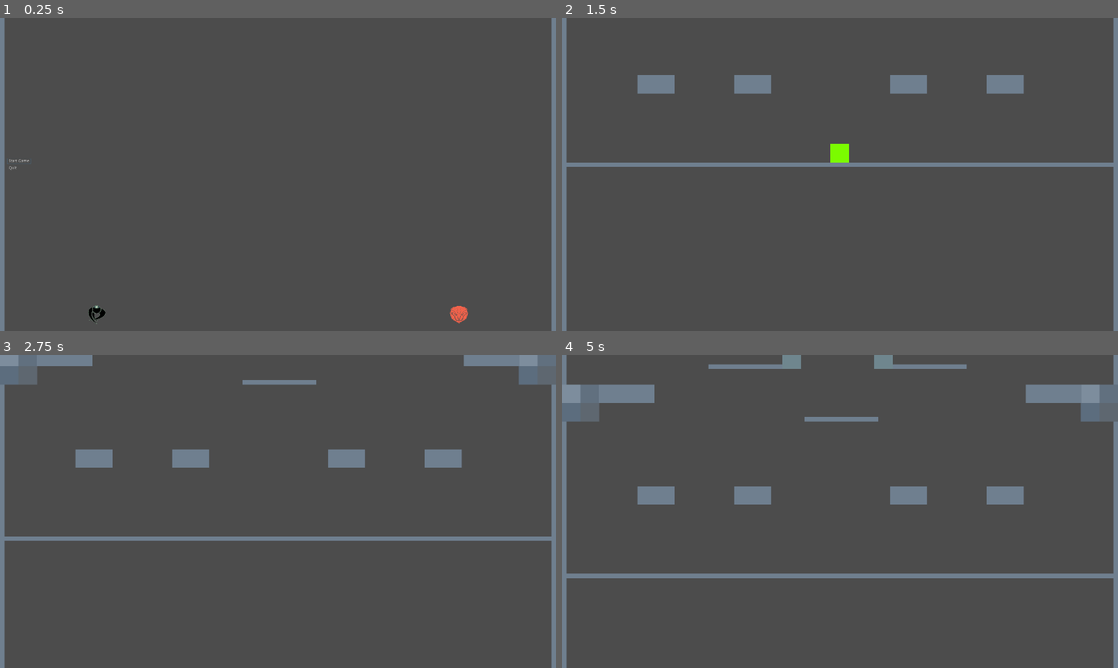
Above: before the commit, frames 1-4 (two rows, left to right).
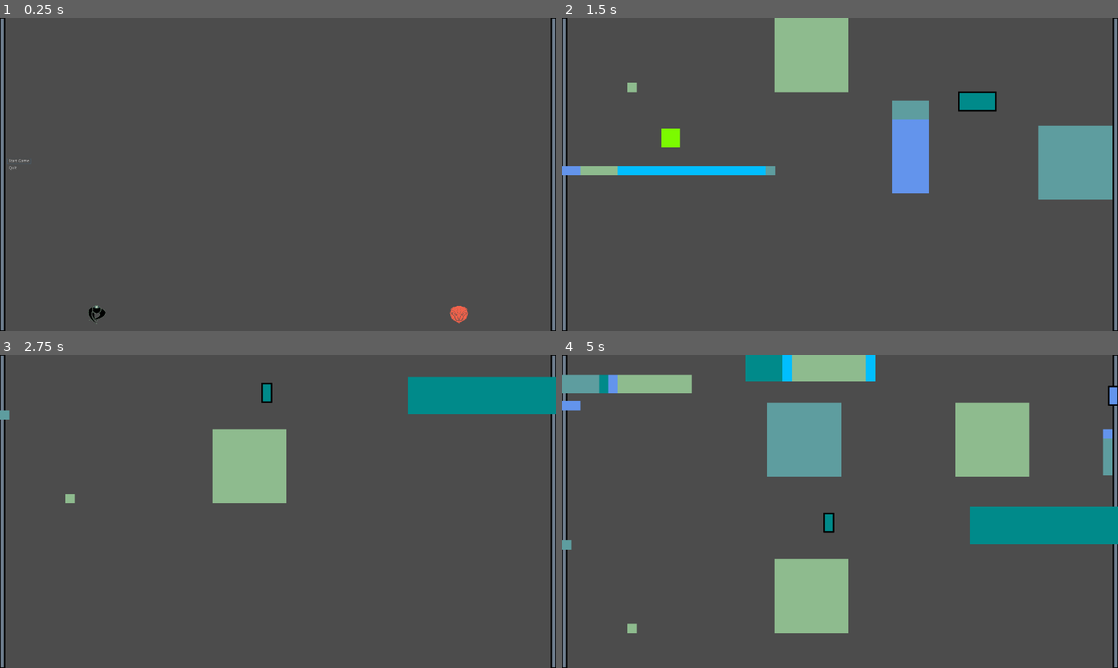
Above: after the commit, the same moments.

Repository: ObsidianBlk/GWJ47
Game: Godot game, scene res://World.tscn
The game is run twice, just before and just after one commit, with the same random seed, the same clock (stepped at 60 frames per second) and the same inputs.
Inputs (mouse positions are in pixels of both pictures, inside the frame that each line leads up to):
- Up to frame 1 (0.25 s): no input
- Up to frame 2 (1.5 s): click "Start Game" at 0.5 s; move the mouse to (962, 158) at 1.27 s; hold D (right) from 1.28 s (still down); hold Shift (dash) from 1.28 s (still down); click (962, 158) at 1.42 s
- Up to frame 3 (2.75 s): tap Space (jump) at 1.52, 2.27 s; move the mouse to (166, 527) at 2.02 s; release D (right) at 2.03 s; release Shift (dash) at 2.03 s; hold S (down) from 2.03 s (still down); tap Shift (dash) at 2.1 s
- Up to frame 4 (5 s): move the mouse to (895, 442) at 2.77 s; release S (down) at 2.78 s; hold D (right) 2.78-3.53 s; hold Shift (dash) 2.78-3.53 s; move the mouse to (812, 574) at 3.52 s; hold W (up) 3.53-4.28 s; tap Shift (dash) at 3.6 s; click (812, 574) at 3.67 s; tap Space (jump) at 3.77, 4.52 s; move the mouse to (1006, 558) at 4.27 s; hold A (left) from 4.28 s (still down); hold Shift (dash) from 4.28 s (still down)

The runs differ from the first frame. In frame 1, 1.0% of the frame differs, in the area x 0-100%, y 0-100%; in frame 2, 14%; in frame 3, 12%; in frame 4, 23%.

Commit message:
Random chunk generator mostly works. Orchestra needs a serious rethink.

Diff:
--- a/Chunks/Bases/Base_001.tscn
+++ b/Chunks/Bases/Base_001.tscn
@@ -1,7 +1,7 @@
 [gd_scene load_steps=3 format=2]
 
 [ext_resource path="res://Objects/Surface/Surface.tscn" type="PackedScene" id=1]
-[ext_resource path="res://Chunks/Chunk.gd" type="Script" id=2]
+[ext_resource path="res://Levels/Chunk/Chunk.gd" type="Script" id=2]
 
 [node name="Base_001" type="Node2D"]
 script = ExtResource( 2 )
--- a/Chunks/Bases/Base_002.tscn
+++ b/Chunks/Bases/Base_002.tscn
@@ -1,7 +1,7 @@
 [gd_scene load_steps=3 format=2]
 
 [ext_resource path="res://Objects/Surface/Surface.tscn" type="PackedScene" id=1]
-[ext_resource path="res://Chunks/Chunk.gd" type="Script" id=2]
+[ext_resource path="res://Levels/Chunk/Chunk.gd" type="Script" id=2]
 
 [node name="Base_002" type="Node2D"]
 script = ExtResource( 2 )
--- a/Chunks/Chunk_001.tscn
+++ b/Chunks/Chunk_001.tscn
@@ -1,6 +1,6 @@
 [gd_scene load_steps=4 format=2]
 
-[ext_resource path="res://Chunks/Chunk.gd" type="Script" id=1]
+[ext_resource path="res://Levels/Chunk/Chunk.gd" type="Script" id=1]
 [ext_resource path="res://Objects/Surface/Surface.tscn" type="PackedScene" id=2]
 [ext_resource path="res://Objects/Surface/MetaSurface/MetaSurface_640x128.tscn" type="PackedScene" id=3]
 
--- a/Chunks/Chunk_002.tscn
+++ b/Chunks/Chunk_002.tscn
@@ -1,6 +1,6 @@
 [gd_scene load_steps=6 format=2]
 
-[ext_resource path="res://Chunks/Chunk.gd" type="Script" id=1]
+[ext_resource path="res://Levels/Chunk/Chunk.gd" type="Script" id=1]
 [ext_resource path="res://Objects/Surface/MetaSurface/MetaSurface_AnchorPlatformLeft.tscn" type="PackedScene" id=2]
 [ext_resource path="res://Objects/Surface/MetaSurface/MetaSurface_64_4x4.tscn" type="PackedScene" id=3]
 [ext_resource path="res://Objects/Surface/Surface.tscn" type="PackedScene" id=4]
--- a/Chunks/Chunk.gd
+++ b/Levels/Chunk/Chunk.gd
@@ -11,6 +11,14 @@
 # Constants
 # -----------------------------------------------------------------------------
 const SURFACE_OBJ : PackedScene = preload("res://Objects/Surface/Surface.tscn")
+
+const SURFACE_COLORS : Array = [
+	Color.cadetblue,
+	Color.cornflower,
+	Color.darkcyan,
+	Color.darkseagreen,
+	Color.deepskyblue
+]
 
 # -----------------------------------------------------------------------------
 # Export Variables
@@ -69,13 +77,24 @@
 				return true
 	return false
 
+func _RectIntersectsSurfaces(rect : Rect2) -> bool:
+	for child in get_children():
+		if child is Node2D and child.has_method("intersects"):
+			if child.intersects(rect):
+				return true
+	return false
+
 func _GenerateSurface(pos : Vector2, size : Vector2, allow_immortal : bool = false, force_immortal : bool = false) -> bool:
 	var surf : Node2D = SURFACE_OBJ.instance()
+	if pos.y < 0.0 or pos.y + size.y > height:
+		return false
+
 	surf.size = size
 	surf.position = pos + (size * 0.5)
 	if not _SurfaceIntersectsSurfaces(surf):
 		if allow_immortal:
 			surf.immortal = false if not force_immortal and _rng.randf() > 0.15 else true
+		surf.color = SURFACE_COLORS[_rng.randi_range(0, SURFACE_COLORS.size() - 1)]
 		add_child(surf)
 		return true
 	return false
@@ -92,17 +111,17 @@
 	for segment in segments:
 		if not _GenerateSurface(cpos, Vector2(segment, height), allow_immortal):
 			break
-		cpos += Vector2(dir_x, 0.0)
+		cpos += Vector2(dir_x * segment, 0.0)
 
 func _GenerateSegmentedWall(pos : Vector2, width : float, segments : Array, dir_y : float = 1.0, allow_immortal : bool = true) -> void:
 	var cpos : Vector2 = pos
 	for segment in segments:
 		if not _GenerateSurface(cpos, Vector2(width, segment), allow_immortal):
 			break
-		cpos += Vector2(0.0, dir_y)
+		cpos += Vector2(0.0, dir_y * segment)
 
 func _RandomSurfaceSize(player_size : float, width_dominant : bool = false) -> Vector2:
-	var surface_unit_size : Array = [0.5, 1, 2, 4, 8, 16]
+	var surface_unit_size : Array = [0.5, 1, 2, 4, 8]
 
 	var wsus_idx : int = _rng.randi_range(0, surface_unit_size.size() - 1)
 	var hsus_idx : int = -1
@@ -117,14 +136,16 @@
 	return unit * player_size
 
 
-func _RandomPosition(region : Rect2, size : Vector2) -> Vector2:
-	var modearr : Array = _CreateWeightedDistArray([0,1,2,3,4], [0.1, 0.25, 0.25, 0.25, 0.25], 100)
-	var mode : int = modearr[_rng.randi_range(0, modearr.size() - 1)]
+func _RandomPosition(region : Rect2, size : Vector2, force_pure_random : bool = false) -> Vector2:
+	var mode : int = 0
+	if not force_pure_random:
+		var modearr : Array = _CreateWeightedDistArray([0,1,2,3,4], [0.1, 0.25, 0.25, 0.25, 0.25], 100)
+		mode = modearr[_rng.randi_range(0, modearr.size() - 1)]
 
 	var pos = Vector2.ZERO
 	match mode:
 		0: # Pure Random
-			if size.x >= region.size.x or size.y >= region.size.y:
+			if not (size.x >= region.size.x or size.y >= region.size.y):
 				pos = region.position + Vector2(
 					_rng.randf_range(0.0, region.size.x - size.x),
 					_rng.randf_range(0.0, region.size.y - size.y)
@@ -167,28 +188,35 @@
 	var _regions : Array = [
 		Rect2(0, 0, width, hh),
 		Rect2(0, hh, width, hh),
-		Rect2(0, 0, hw, height),
-		Rect2(hw, 0, hw, height),
-		Rect2(0, 0, hw, hh),
-		Rect2(0, hh, hw, hh),
-		Rect2(hw, 0, hw, hh),
-		Rect2(hw, hh, hw, hh),
 		Rect2(0, 0, qw, height),
 		Rect2(qw, 0, qw, height),
-		Rect2(2*qw, 0, qw, height),
-		Rect2(0, 0, qw, hh),
-		Rect2(0, hh, qw, hh),
-		Rect2(qw, 0, qw, hh),
-		Rect2(qw, hh, qw, hh),
-		Rect2(2*qw, 0, qw, hh),
-		Rect2(2*qw, hh, qw, hh),
+		Rect2(2*qw, 0, qw, height)
 	]
+#	var _regions : Array = [
+#		Rect2(0, 0, width, hh),
+#		Rect2(0, hh, width, hh),
+#		Rect2(0, 0, hw, height),
+#		Rect2(hw, 0, hw, height),
+#		Rect2(0, 0, hw, hh),
+#		Rect2(0, hh, hw, hh),
+#		Rect2(hw, 0, hw, hh),
+#		Rect2(hw, hh, hw, hh),
+#		Rect2(0, 0, qw, height),
+#		Rect2(qw, 0, qw, height),
+#		Rect2(2*qw, 0, qw, height),
+#		Rect2(0, 0, qw, hh),
+#		Rect2(0, hh, qw, hh),
+#		Rect2(qw, 0, qw, hh),
+#		Rect2(qw, hh, qw, hh),
+#		Rect2(2*qw, 0, qw, hh),
+#		Rect2(2*qw, hh, qw, hh),
+#	]
 
 	if base:
 		_GenerateSurface(Vector2(0, height - player_size), Vector2(width, player_size), true, true)
 
 	var num_structures : int = _rng.randi_range(5, 20)
-	var darr : Array = _CreateWeightedDistArray([0,1,2,3,4,5], [0.16, 0.16, 0.17, 0.16, 0.16], 100)
+	var darr : Array = _CreateWeightedDistArray([0,1,2,3,4], [0.01, 0.16, 0.24, 0.16, 0.16], 100)
 
 	for _i in range(num_structures):
 		var ridx = _rng.randi_range(0, _regions.size() - 1)
@@ -196,39 +224,59 @@
 		var idx = _rng.randi_range(0, darr.size() - 1)
 		match darr[idx]:
 			0: # Basic Random Surface
+				print("Generating Basic Surface")
 				var ssize = _RandomSurfaceSize(player_size)
 				_GenerateSurface(_RandomPosition(region, ssize), ssize, true)
 			1: # Basic Random Surface (Width Dominant)
+				print("Generating Basic Surface (Width Dominant)")
 				var ssize = _RandomSurfaceSize(player_size, true)
 				_GenerateSurface(_RandomPosition(region, ssize), ssize, true)
 			2: # Segmented Platform
+				print("Generating Segmented PLatform")
 				var segments : Array = []
 				var segheight : float = 0.0
-				var total_size : float = 0.0
 				for _n in range(_rng.randi_range(2, 8)):
 					var size = _RandomSurfaceSize(player_size, true)
 					if segheight == 0.0:
 						segheight = size.y
 					segments.append(size.x)
-					total_size += size.x
-				_GenerateSegmentedPlatform(_RandomPosition(region, Vector2(total_size, segheight)), segments, segheight)
+				_GenerateSegmentedPlatform(_RandomPosition(region, Vector2(segheight, segheight)), segments, segheight)
 			3: # Segmented Wall
+				print("Generating Segmented Wall")
 				var segments : Array = []
 				var segwidth : float = 0.0
-				var total_size : float = 0.0
 				for _n in range(_rng.randi_range(2, 8)):
 					var size = _RandomSurfaceSize(player_size)
 					if segwidth == 0.0:
 						segwidth = size.x
 					segments.append(size.y)
-					total_size += size.y
-				_GenerateSegmentedWall(_RandomPosition(region, Vector2(segwidth, total_size)), segwidth, segments)
+				_GenerateSegmentedWall(_RandomPosition(region, Vector2(segwidth, segwidth)), segwidth, segments)
 			4: # Stairs
-				pass
+				print("Generating Stairs")
+				var steps : int = _rng.randi_range(2, 8)
+				var dir : Vector2 = Vector2(
+					1 if _rng.randf() < 0.5 else -1,
+					1 if _rng.randf() < 0.5 else -1
+				)
+				var size = _RandomSurfaceSize(player_size)
+				var pos = _RandomPosition(region, size)
+				_GenerateStair(pos, size, steps, dir)
 			5: # Cuboid
 				pass
 
-	# TODO: Finish the above and calculate a player start position if this chunk is intended as a base.
+	if base:
+		var attempts : int = 10
+		for _i in range(attempts):
+			var ridx : int = _rng.randi_range(0, _regions.size() - 1)
+			var region : Rect2 = _regions[ridx]
+			var size : Vector2 = Vector2(player_size, player_size)
+			var pos : Vector2 = _RandomPosition(region, size, true)
+			if not _RectIntersectsSurfaces(Rect2(pos, size)):
+				var pos2D : Position2D = Position2D.new()
+				add_child(pos2D)
+				pos2D.name = "Player_Start"
+				pos2D.position = pos + (size * 0.5)
+				break
 
 
 
--- /dev/null
+++ b/Levels/Chunk/Chunk.tscn
@@ -0,0 +1,6 @@
+[gd_scene load_steps=2 format=2]
+
+[ext_resource path="res://Levels/Chunk/Chunk.gd" type="Script" id=1]
+
+[node name="Chunk" type="Node2D"]
+script = ExtResource( 1 )
--- a/Levels/Level.gd
+++ b/Levels/Level.gd
@@ -9,25 +9,31 @@
 # -----------------------------------------------------------------------------
 # Constants
 # -----------------------------------------------------------------------------
-
-const CHUNK_LIST : Array = [
-	preload("res://Chunks/Chunk_001.tscn"),
-	preload("res://Chunks/Chunk_002.tscn")
-]
-
-const BASE_LIST : Array = [
-	preload("res://Chunks/Bases/Base_001.tscn"),
-	preload("res://Chunks/Bases/Base_002.tscn")
-]
+const CHUNK_OBJ : PackedScene = preload("res://Levels/Chunk/Chunk.tscn")
+#const CHUNK_LIST : Array = [
+#	preload("res://Chunks/Chunk_001.tscn"),
+#	preload("res://Chunks/Chunk_002.tscn")
+#]
+#
+#const BASE_LIST : Array = [
+#	preload("res://Chunks/Bases/Base_001.tscn"),
+#	preload("res://Chunks/Bases/Base_002.tscn")
+#]
 
 const DROP_RATE : float = 64.0
 
+
+# -----------------------------------------------------------------------------
+# Export Variables
+# -----------------------------------------------------------------------------
+export var level_seed : float = 234586790.0
 
 # -----------------------------------------------------------------------------
 # Variables
 # -----------------------------------------------------------------------------
 var _rng : RandomNumberGenerator = null
 
+var _chunk_seed_list : Array = []
 var _chunk_stack : Array = []
 
 
@@ -37,12 +43,23 @@
 onready var _player_node : KinematicBody2D = $Player
 onready var _orchestra : Node = get_node("../Orchestra")
 
+
+# -----------------------------------------------------------------------------
+# Setters
+# -----------------------------------------------------------------------------
+func set_level_seed(s : float) -> void:
+	level_seed = s
+	if _rng == null:
+		_rng = RandomNumberGenerator.new()
+	_rng.seed = level_seed
+
 # -----------------------------------------------------------------------------
 # Override Methods
 # -----------------------------------------------------------------------------
 func _ready() -> void:
-	_rng = RandomNumberGenerator.new()
-	_rng.randomize()
+	if _rng == null:
+		_rng = RandomNumberGenerator.new()
+	_rng.seed = level_seed
 
 # -----------------------------------------------------------------------------
 # Private Methods
@@ -57,23 +74,40 @@
 		return null
 	return _chunk_stack[0]
 
-func _AddNewChunk(use_base : bool = false) -> void:
-	var chunk_object : PackedScene = null
-	if use_base:
-		var idx : int = _rng.randi_range(0, BASE_LIST.size() - 1)
-		chunk_object = BASE_LIST[idx]
+#func _AddNewChunk(use_base : bool = false) -> void:
+#	var chunk_object : PackedScene = null
+#	if use_base:
+#		var idx : int = _rng.randi_range(0, BASE_LIST.size() - 1)
+#		chunk_object = BASE_LIST[idx]
+#	else:
+#		var idx : int = _rng.randi_range(0, CHUNK_LIST.size() - 1)
+#		chunk_object = CHUNK_LIST[idx]
+#
+#	var chunk : Node2D = chunk_object.instance()
+#	if chunk and chunk is Chunk:
+#		if _chunk_stack.size() <= 0:
+#			chunk.position = Vector2(0.0, OS.window_size.y - chunk.height)
+#		else:
+#			chunk.position = _GetLatestChunk().position - Vector2(0.0, chunk.height)
+#		add_child(chunk)
+#		_chunk_stack.append(chunk)
+
+func _AddNewChunk(base : bool = false) -> void:
+	var chunk : Node2D = CHUNK_OBJ.instance()
+	var chunk_seed : float = 0.0
+	if base:
+		chunk_seed = _rng.randf_range(0.0, 10000.0)
 	else:
-		var idx : int = _rng.randi_range(0, CHUNK_LIST.size() - 1)
-		chunk_object = CHUNK_LIST[idx]
+		var idx : int = _rng.randi_range(0, _chunk_seed_list.size() - 1)
+		chunk_seed = _chunk_seed_list[idx]
 
-	var chunk : Node2D = chunk_object.instance()
-	if chunk and chunk is Chunk:
-		if _chunk_stack.size() <= 0:
-			chunk.position = Vector2(0.0, OS.window_size.y - chunk.height)
-		else:
-			chunk.position = _GetLatestChunk().position - Vector2(0.0, chunk.height)
-		add_child(chunk)
-		_chunk_stack.append(chunk)
+	chunk.generate(chunk_seed, 1920.0, _player_node.size.x, base)
+	if _chunk_stack.size() <= 0:
+		chunk.position = Vector2(0.0, 1080.0 - chunk.height)
+	else:
+		chunk.position = _GetLatestChunk().position - Vector2(0.0, chunk.height)
+	add_child(chunk)
+	_chunk_stack.append(chunk)
 
 
 func _DropChunk(chunk : Node2D) -> void:
@@ -96,6 +130,13 @@
 # Public Methods
 # -----------------------------------------------------------------------------
 func fill_level() -> void:
+	_rng.seed = level_seed
+	if _chunk_seed_list.size() > 0:
+		_chunk_seed_list.clear()
+	var num_chunk_seeds : int = _rng.randi_range(6, 12)
+	for _i in range(num_chunk_seeds):
+		_chunk_seed_list.append(_rng.randf_range(0.0, 10000.0))
+
 	_AddNewChunk(true)
 	if _chunk_stack.size() <= 0:
 		printerr("Failed to instance a base chunk.")
--- a/Objects/Orchestra/Orchestra.gd
+++ b/Objects/Orchestra/Orchestra.gd
@@ -68,6 +68,8 @@
 # Onready Variables
 # -----------------------------------------------------------------------------
 onready var _timer : Timer = $Timer
+onready var _sub_beat_timer : Timer = $SubBeat_Timer
+onready var _melody : AudioStreamPlayer = $Melody_1
 
 # -----------------------------------------------------------------------------
 # Setters
@@ -103,6 +105,7 @@
 		_rng = RandomNumberGenerator.new()
 		_rng.seed = rng_seed
 	_timer.connect("timeout", self, "_on_heartbeat")
+	_sub_beat_timer.connect("timeout", self, "_on_subbeat")
 
 
 # -----------------------------------------------------------------------------
@@ -137,11 +140,12 @@
 	for beat in range(beats_per_bar):
 		if beat > up_beat_1 and beat < up_beat_2:
 			var dir : int = up_beat_1_dir if _rng.randf() > 0.8 else -up_beat_1_dir
-			pattern[beat] = _GetScaleShift(_rng.randi_range(0, 4), dir)
+			pattern[beat] = 1.0 + (dir * (_GetScaleShift(_rng.randi_range(0, 4), dir) / 12.0))
 		if beat > up_beat_2:
 			var dir : int = up_beat_2_dir if _rng.randf() > 0.8 else -up_beat_2_dir
-			pattern[beat] = _GetScaleShift(_rng.randi_range(0, 4), up_beat_2_dir)
-
+			pattern[beat] = 1.0 + (dir * (_GetScaleShift(_rng.randi_range(0, 4), up_beat_2_dir) / 12.0))
+
+	print("Bar Pattern: ", pattern)
 	return pattern
 
 func _BuildDistNoteArray(size : int, notes : Array, dist : Array) -> Array:
@@ -203,7 +207,9 @@
 				})
 			else:
 				beats_past += 1
-				measure.melody.append(null)
+				measure.melody.append({
+					"dur": note_length - beats_past
+				})
 		note_length = 0
 		beats_past = 0
 
@@ -282,9 +288,29 @@
 # -----------------------------------------------------------------------------
 # Handler Methods
 # -----------------------------------------------------------------------------
+func _on_subbeat() -> void:
+	var measure : Dictionary = _measures[_arrangement[_aidx]]
+	var note = measure.melody[_midx]
+	if note != null and "dur" in note and note["dur"] == 0:
+		_melody.stop()
+
+
+
 func _on_heartbeat() -> void:
 	if not _playing or _paused:
 		return
 	emit_signal("beat")
-	# TODO: Actual heartbeat stuff
+#	var measure : Dictionary = _measures[_arrangement[_aidx]]
+#	var note = measure.melody[_midx]
+#	if note != null and "scale" in note:
+#		_melody.play()
+#		_melody.pitch_scale = note.scale
+#	_midx += 1
+#	if _midx >= measure.melody.size():
+#		_midx = 0
+#		_aidx += 1
+#		if _aidx >= _arrangement.size():
+#			_aidx = 0
+
 	_timer.start(_beat_duration)
+#	_sub_beat_timer.start(_beat_duration * 0.9)
--- a/Objects/Orchestra/Orchestra.tscn
+++ b/Objects/Orchestra/Orchestra.tscn
@@ -8,6 +8,8 @@
 
 [node name="Timer" type="Timer" parent="."]
 
+[node name="SubBeat_Timer" type="Timer" parent="."]
+
 [node name="Melody_1" type="AudioStreamPlayer" parent="."]
 stream = ExtResource( 2 )
 bus = "Music"
--- a/Objects/Surface/Surface.gd
+++ b/Objects/Surface/Surface.gd
@@ -63,6 +63,8 @@
 		else:
 			c = color_critical
 	draw_rect(Rect2(-(size * 0.5), size), c, true)
+	if immortal:
+		draw_rect(Rect2(-(size * 0.5), size), Color.black, false, 4.0, true)
 
 # -----------------------------------------------------------------------------
 # Private Methods
--- a/World.tscn
+++ b/World.tscn
@@ -9,6 +9,9 @@
 [node name="World" type="Node2D"]
 
 [node name="Orchestra" parent="." instance=ExtResource( 5 )]
+scale = 4
+beats_per_minute = 200
+beats_per_bar = 8
 
 [node name="Level" parent="." instance=ExtResource( 4 )]
 
--- a/project.godot
+++ b/project.godot
@@ -12,7 +12,7 @@
 "base": "Node2D",
 "class": "Chunk",
 "language": "GDScript",
-"path": "res://Chunks/Chunk.gd"
+"path": "res://Levels/Chunk/Chunk.gd"
 } ]
 _global_script_class_icons={
 "Chunk": ""
